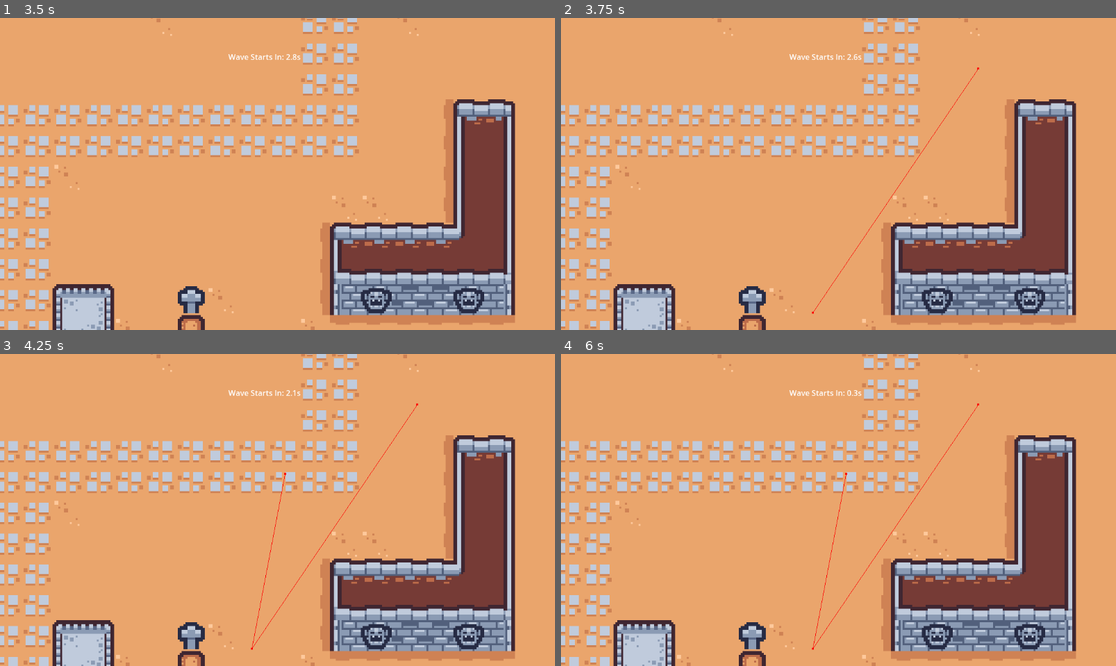
Above: before the commit, frames 1-4 (two rows, left to right).
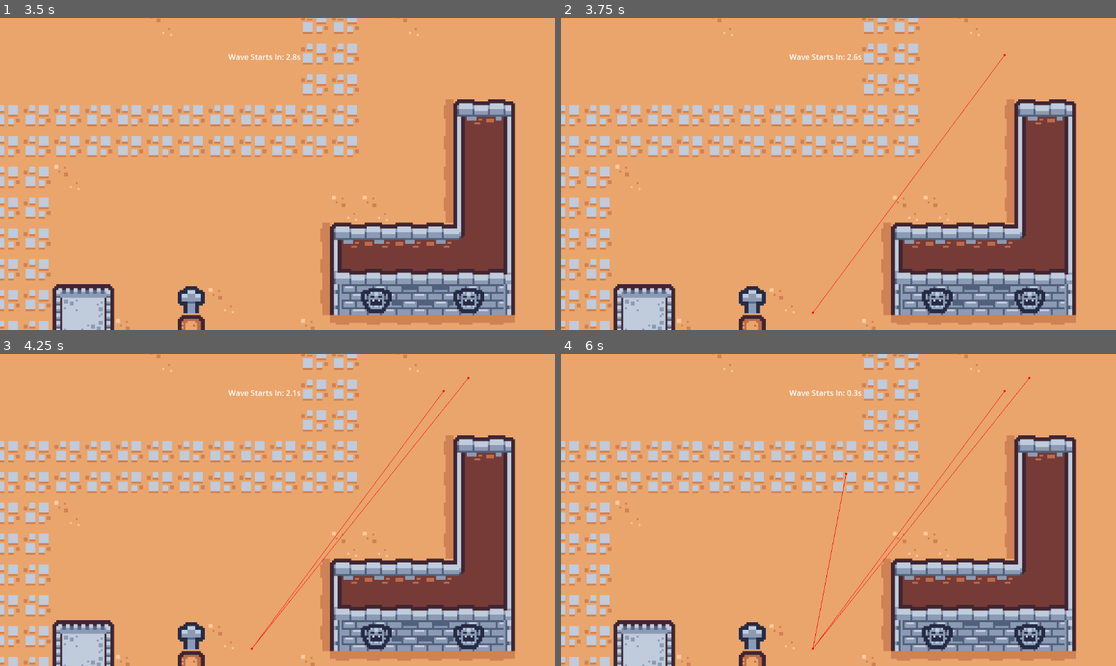
Above: after the commit, the same moments.

Repository: naixsu/CROCPNG
Game: Godot game, scene res://Scenes/Testing/NaixTestScenes/Multiplayer.tscn
Same seed, same stepped clock (60 frames per second), same inputs: the game is played once before the commit and once after it. The engine's default icon, where the game draws it, is replaced by a stand-in: a white triangle on a blue panel in a dark square.
Inputs (mouse positions are in pixels of both pictures, inside the frame that each line leads up to):
- Up to frame 1 (3.5 s): click (144, 52) at 0.52 s; type "Alex" at 0.6 s; click "Start Game" at 1.25 s; tap Enter (ui_accept) at 2, 2.27, 2.75, 3.02 s; move the mouse to (399, 158) at 2.02 s; hold Right mouse button (Spawn) 2.03-2.78 s; hold D (Right) from 2.03 s (still down); move the mouse to (166, 189) at 2.77 s; click (166, 189) at 2.85 s; right-click (166, 189) at 3.05 s
- Up to frame 2 (3.75 s): move the mouse to (894, 105) at 3.52 s; release D (Right) at 3.53 s; hold A (Left) from 3.53 s (still down); hold Right mouse button (Spawn) from 3.53 s (still down)
- Up to frame 3 (4.25 s): keep holding A (Left); keep holding Right mouse button (Spawn)
- Up to frame 4 (6 s): move the mouse to (810, 572) at 4.27 s; release A (Left) at 4.28 s; release Right mouse button (Spawn) at 4.28 s; hold D (Right) 4.28-5.78 s; tap = (ZoomIn) at 4.35 s; tap Enter (ui_accept) at 4.52, 5, 5.27, 5.75 s; right-click (810, 572) at 4.55 s; move the mouse to (1005, 556) at 5.02 s; hold - (ZoomOut) 5.03-5.78 s; right-click (1005, 556) at 5.3 s; move the mouse to (672, 463) at 5.77 s; hold A (Left) from 5.78 s (still down); right-click (672, 463) at 5.85 s

Frame 1 is identical in both runs. In frame 2, 0.3% of the frame differs, in the area x 45-81%, y 11-94%; in frame 3, 0.5%, in the area x 45-85%, y 7-95%; in frame 4, 0.4%.
Error in both runs: Invalid assignment of index '2' (on base: 'PackedStringArray') with value of type 'String'. (res://Scripts/Testing/NaixTestScripts/ServerBrowser.gd:28)

Commit message:
Wave spawn

Diff:
--- a/Scenes/Testing/NaixTestScenes/TestMultiplayerScene.tscn
+++ b/Scenes/Testing/NaixTestScenes/TestMultiplayerScene.tscn
@@ -47,6 +47,8 @@
 [node name="5" type="Marker2D" parent="EnemySpawnPoints"]
 position = Vector2(912, -1526)
 
+[node name="EnemyGroups" type="Node2D" parent="."]
+
 [node name="NavArea" type="Node2D" parent="."]
 z_index = 1
 
@@ -66,7 +68,7 @@
 position = Vector2(45, 489)
 
 [node name="EnemySpawner" type="MultiplayerSpawner" parent="."]
-spawn_path = NodePath("../EnemySpawnPoints")
+spawn_path = NodePath("../EnemyGroups")
 script = ExtResource("5_hl27v")
 
 [node name="ReadyPrompt" parent="." instance=ExtResource("6_70x88")]
--- a/Scripts/Testing/NaixTestScripts/TestMultiplayerScene.gd
+++ b/Scripts/Testing/NaixTestScripts/TestMultiplayerScene.gd
@@ -41,28 +41,37 @@
 func _unhandled_input(event):
 	if event.is_action_pressed("Spawn"):
 #		spawn_enemy.rpc()
-		var random_index = randi_range(0, spawn_points.size() - 1)
-		var random_spawn_point = spawn_points[random_index].position
-		var enemy_types = ["A", "B", "C"]
-		var random_enemy_type = enemy_types[randi_range(0, enemy_types.size() - 1)]
-#		print("spawn: " + str(random_spawn_point) + " type: " + str(random_enemy_type))
-		get_node("EnemySpawner").spawn([random_spawn_point, random_enemy_type])
+		spawn_enemy()
 		pass
 
+func spawn_enemy():
+	var random_index = randi_range(0, spawn_points.size() - 1)
+	var random_spawn_point = spawn_points[random_index].position
+	var enemy_types = ["A", "B", "C"]
+	var random_enemy_type = enemy_types[randi_range(0, enemy_types.size() - 1)]
+#		print("spawn: " + str(random_spawn_point) + " type: " + str(random_enemy_type))
+	get_node("EnemySpawner").spawn([random_spawn_point, random_enemy_type])
 
-@rpc("any_peer", "call_local")
-func spawn_enemy():
-	# Get random spawn point
-	print("Spawn Enemy")
-	var enemySpawnPoints = get_tree().get_nodes_in_group("EnemySpawnPoint")
-	var randomIndex = randi_range(0, enemySpawnPoints.size() - 1)
-	var randomSpawnPoint = enemySpawnPoints[randomIndex]
 
-	# Instantiate enemy
-	var enemy = EnemyA.instantiate()
-	add_child(enemy)
-	enemy.global_position = randomSpawnPoint.global_position
+#@rpc("any_peer", "call_local")
+#func spawn_enemy():
+#	# Get random spawn point
+#	print("Spawn Enemy")
+#	var enemySpawnPoints = get_tree().get_nodes_in_group("EnemySpawnPoint")
+#	var randomIndex = randi_range(0, enemySpawnPoints.size() - 1)
+#	var randomSpawnPoint = enemySpawnPoints[randomIndex]
+#
+#	# Instantiate enemy
+#	var enemy = EnemyA.instantiate()
+#	add_child(enemy)
+#	enemy.global_position = randomSpawnPoint.global_position
 
 func start_wave():
 	GameManager.wave += 1
 	print("Starting Wave %d of %d" % [GameManager.wave, GameManager.maxWave])
+
+	var enemyGroups = get_node("EnemyGroups")
+	if GameManager.wave == 1:
+		print("Wave 1")
+		for i in range(20):
+			spawn_enemy()
